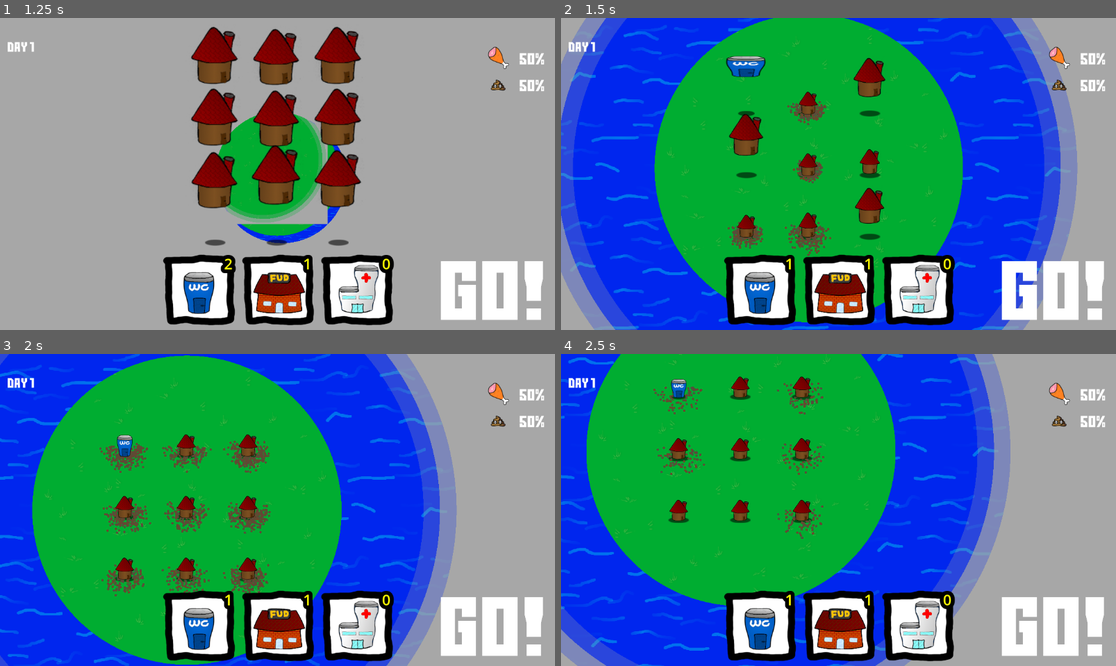
Above: before the commit, frames 1-4 (two rows, left to right).
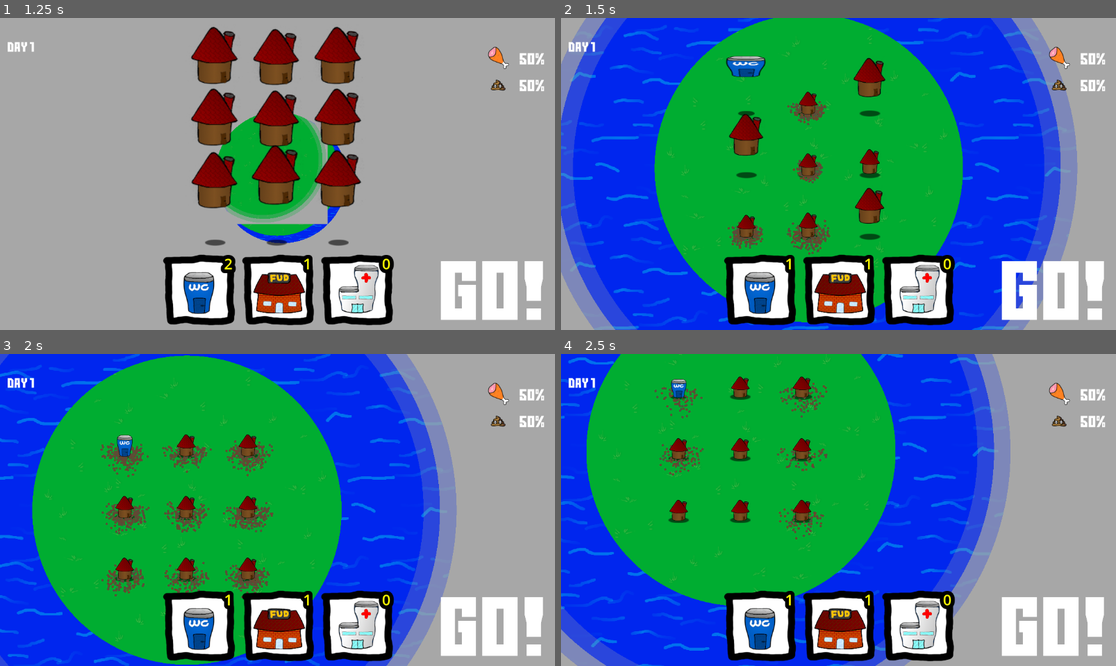
Above: after the commit, the same moments.

Repository: Viggzta/gmtk-jam-2024
Game: Godot game, scene res://main_menu.tscn
The game is run twice, just before and just after one commit, with the same random seed, the same clock (stepped at 60 frames per second) and the same inputs. Sound files missing from this copy of the repository are replaced by a short silence.
Inputs (mouse positions are in pixels of both pictures, inside the frame that each line leads up to):
- Up to frame 1 (1.25 s): click (271, 130) at 0.5 s
- Up to frame 2 (1.5 s): tap Enter at 1.25 s; move the mouse to (777, 111) at 1.27 s; press the mouse at (777, 111) at 1.28 s; hold D (right) from 1.28 s (still down)
- Up to frame 3 (2 s): keep holding D (right)
- Up to frame 4 (2.5 s): move the mouse to (688, 510) at 2.02 s; release D (right) at 2.03 s; release the mouse at (688, 510) at 2.03 s; hold S (down) from 2.03 s (still down); right-click (688, 510) at 2.1 s; click (688, 510) at 2.17 s

Frame 1 is identical in both runs. In frame 2, 0.3% of the frame differs, in the area x 40-49%, y 64-77%; in frame 3, 1.7%, in the area x 17-50%, y 27-79%; in frame 4, 1.2%.

Commit message:
boss talks in failure

Diff:
--- a/src/scenes/boss/boss.gd
+++ b/src/scenes/boss/boss.gd
@@ -18,6 +18,8 @@
 var conversation_index:int = 0
 var wait_for_input: bool = false
 
+var start_talking : bool = false
+
 # Called when the node enters the scene tree for the first time.
 func _ready() -> void:
 	message.text = ""
@@ -34,7 +36,7 @@
 			_skip_to_end_of_line()
 
 
-	if not text_fully_rendered and not wait_for_input:
+	if not text_fully_rendered and not wait_for_input and start_talking:
 		_write_text(delta)
 		_talk()
 	else:
--- a/src/scenes/test/henrik/intro_test.gd
+++ b/src/scenes/test/henrik/intro_test.gd
@@ -6,6 +6,7 @@
 	var intro_boss : Boss = BOSS.instantiate()
 	intro_boss.initialize(["Yooo, congratulations on your new job as mayor!", "The people will move in today"])
 	add_child(intro_boss)
+	intro_boss.start_talking = true
 	pass # Replace with function body.
 
 
--- a/src/scenes/ui/failure_screen.gd
+++ b/src/scenes/ui/failure_screen.gd
@@ -2,6 +2,7 @@
 
 var center : Vector2
 @onready var node : Control = $Control
+@onready var boss: Boss = $Boss
 
 signal pressed_try_again
 
@@ -10,7 +11,7 @@
 	process_mode = Node.PROCESS_MODE_ALWAYS
 	hide()
 	var text : Array[String] = ["You're fired!"]
-	$Boss.initialize(text)
+	boss.initialize(text)
 	center = Vector2(get_viewport_rect().size.x/2, get_viewport_rect().size.y/2)
 
 
@@ -22,6 +23,8 @@
 
 func show_screen() -> void:
 	show()
+	boss.start_talking = true
+
 
 func _on_button_pressed() -> void:
 	get_tree().paused = false
Not shown: 1 places in src/scenes/levels/the_level.tscn that only renumber resources
Not shown: 1 places in src/scenes/ui/failure_screen.tscn that only renumber resources
